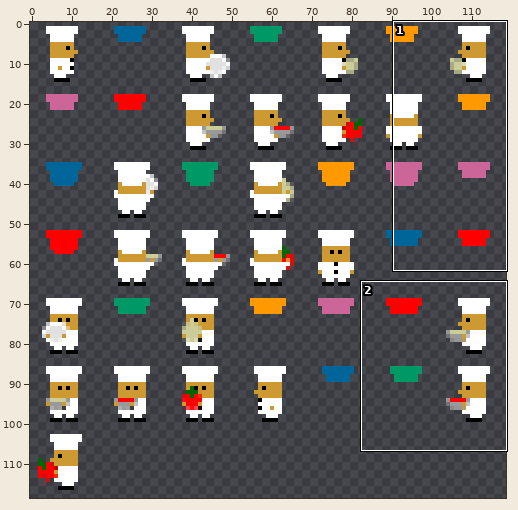
Sprite sheet: assets/chefs.png. The first picture is a wide view before the edit; the outline marks the close-up.
Close-up. Before:
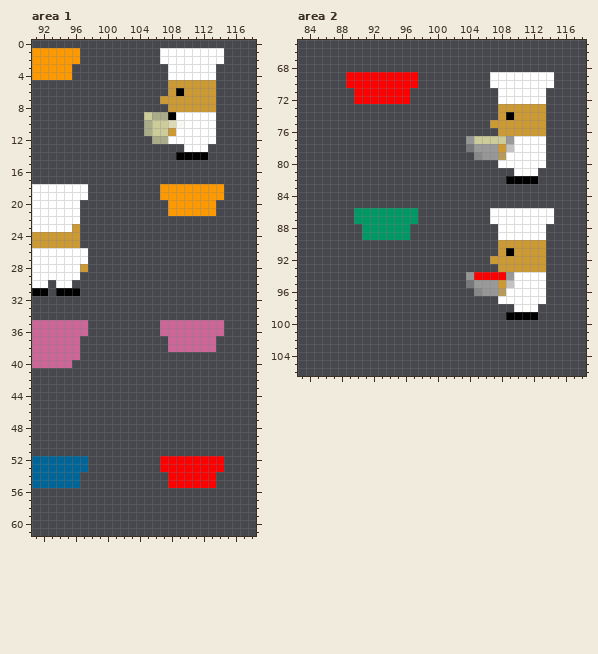
The file is 119x119 pixels. Pixels under 10% opacity are left out. Colours within 5 levels of each other are drawn and written as one. Shown: area 1: x 91..118, y 0..61; area 2: x 83..118, y 65..106. The commit also changed other parts of the picture, which this record leaves out.
And afterwards:
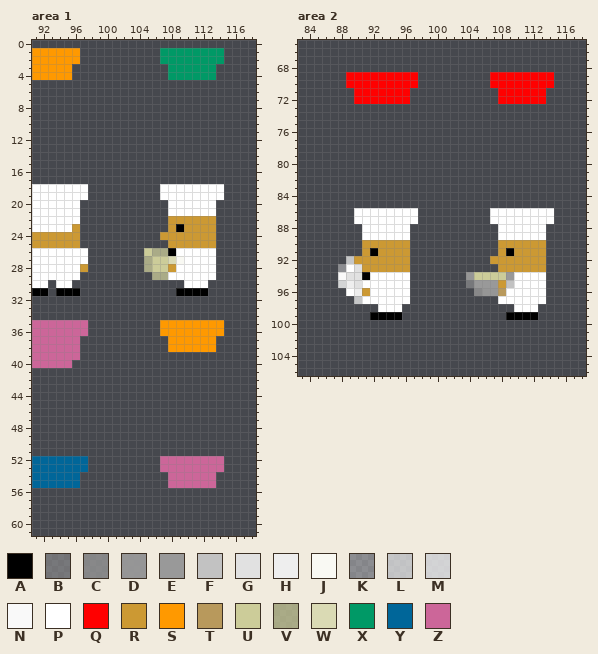
Palette (. is transparent): A #000000  B #99999998  C #999999ca  D #999999f5  E #999999  F #c2c2c2  G #e1e1e1  H #eeeeee  J #f9f9f3  K #ffffff60  L #ffffffaf  M #ffffffc3  N #fffffff7  P #ffffff  Q #ff0000  R #cc9933  S #ff9900  T #b8995c  U #cccc99  V #cccc9abf  W #dadab4  X #009966  Y #006699  Z #cc6699
Edits made:
--- area 1
@@ x 103..116 @@
  0 ..............
- 1 ....PPPPPPPP..
- 2 ....PPPPPPPP..
- 3 .....PPPPPP...
- 4 .....PPPPPP...
- 5 .....RRRRRR...
- 6 .....RARRRR...
- 7 ....RRRRRRR...
- 8 .....RRRRRR...
- 9 ..UVVAPPPPP...
-10 ..VUUWJPPPP...
-11 ..VUURPPPPP...
-12 ...VVPPPPPP...
-13 .......PPP....
-14 ......AAAA....
+ 1 ....XXXXXXXX..
+ 2 ....XXXXXXXX..
+ 3 .....XXXXXX...
+ 4 .....XXXXXX...
+ 5 ..............
+ 6 ..............
+ 7 ..............
+ 8 ..............
+ 9 ..............
+10 ..............
+11 ..............
+12 ..............
+13 ..............
+14 ..............
 15 ..............
@@ x 103..116 @@
 17 ..............
-18 ....SSSSSSSS..
-19 ....SSSSSSSS..
-20 .....SSSSSS...
-21 .....SSSSSS...
-22 ..............
-23 ..............
-24 ..............
-25 ..............
-26 ..............
-27 ..............
-28 ..............
-29 ..............
-30 ..............
-31 ..............
+18 ....PPPPPPPP..
+19 ....PPPPPPPP..
+20 .....PPPPPP...
+21 .....PPPPPP...
+22 .....RRRRRR...
+23 .....RARRRR...
+24 ....RRRRRRR...
+25 .....RRRRRR...
+26 ..UVVAPPPPP...
+27 ..VUUWJPPPP...
+28 ..VUURPPPPP...
+29 ...VVPPPPPP...
+30 .......PPP....
+31 ......AAAA....
 32 ..............
@@ x 105..116 @@
 34 ............
-35 ..ZZZZZZZZ..
-36 ..ZZZZZZZZ..
-37 ...ZZZZZZ...
-38 ...ZZZZZZ...
+35 ..SSSSSSSS..
+36 ..SSSSSSSS..
+37 ...SSSSSS...
+38 ...SSSSSS...
 39 ............
@@ x 105..116 @@
 51 ............
-52 ..QQQQQQQQ..
-53 ..QQQQQQQQ..
-54 ...QQQQQQ...
-55 ...QQQQQQ...
+52 ..ZZZZZZZZ..
+53 ..ZZZZZZZZ..
+54 ...ZZZZZZ...
+55 ...ZZZZZZ...
 56 ............
--- area 2
@@ x 102..116 @@
  68 ...............
- 69 .....PPPPPPPP..
- 70 .....PPPPPPPP..
- 71 ......PPPPPP...
- 72 ......PPPPPP...
- 73 ......RRRRRR...
- 74 ......RARRRR...
- 75 .....RRRRRRR...
- 76 ......RRRRRR...
- 77 ..DUUUUEPPPP...
- 78 ..BEEERFPPPP...
- 79 ...CDDTPPPPP...
- 80 ......PPPPPP...
- 81 ........PPP....
- 82 .......AAAA....
+ 69 .....QQQQQQQQ..
+ 70 .....QQQQQQQQ..
+ 71 ......QQQQQQ...
+ 72 ......QQQQQQ...
+ 73 ...............
+ 74 ...............
+ 75 ...............
+ 76 ...............
+ 77 ...............
+ 78 ...............
+ 79 ...............
+ 80 ...............
+ 81 ...............
+ 82 ...............
  83 ...............
@@ x 86..110 @@
  85 .........................
- 86 ....XXXXXXXX.........PPPP
- 87 ....XXXXXXXX.........PPPP
- 88 .....XXXXXX...........PPP
- 89 .....XXXXXX...........PPP
- 90 ......................RRR
- 91 ......................RAR
- 92 .....................RRRR
- 93 ......................RRR
- 94 ..................DQQQQEP
- 95 ..................BEEERFP
- 96 ...................CDDTPP
- 97 ......................PPP
- 98 ........................P
- 99 .......................AA
+ 86 ....PPPPPPPP.........PPPP
+ 87 ....PPPPPPPP.........PPPP
+ 88 .....PPPPPP...........PPP
+ 89 .....PPPPPP...........PPP
+ 90 .....RRRRRR...........RRR
+ 91 .....RARRRR...........RAR
+ 92 ...LRRRRRRR..........RRRR
+ 93 ..KPGRRRRRR...........RRR
+ 94 ..NGGAPPPPP.......DUUUUEP
+ 95 ..MHGPPPPPP.......BEEERFP
+ 96 ...PHRPPPPP........CDDTPP
+ 97 ....LPPPPPP...........PPP
+ 98 .......PPP..............P
+ 99 ......AAAA.............AA
 100 .........................
